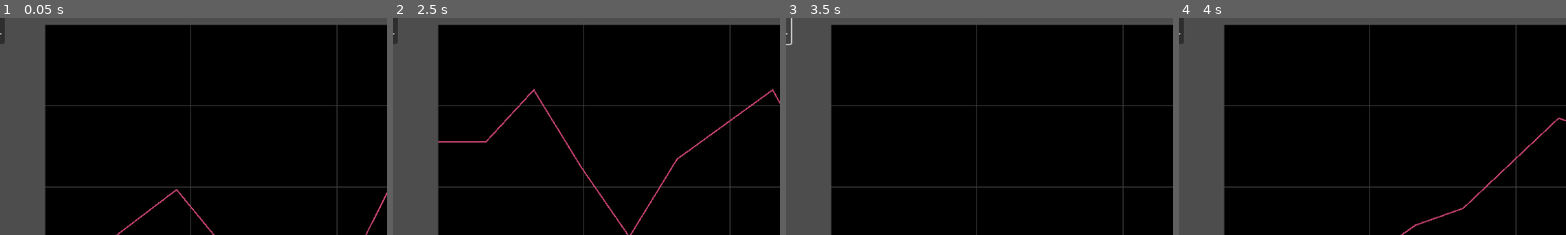
Above: before the commit, frames 1-4 (left to right).
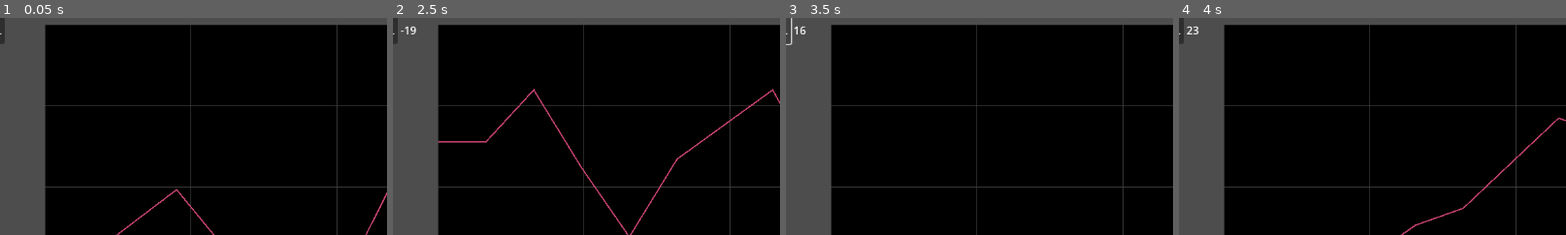
Above: after the commit, the same moments.

Repository: sorrycd/GGJ25
Game: Godot game, scene res://stock_ticker.tscn
Same seed, same stepped clock (60 frames per second), same inputs: the game is played once before the commit and once after it.
Inputs:
- Up to frame 1 (0.05 s): no input
- Up to frame 2 (2.5 s): click "BUY" at 0.5 s; click "SELL" at 1.25 s; click "BUY" at 2 s
- Up to frame 3 (3.5 s): click "SELL" at 2.75 s
- Up to frame 4 (4 s): click "BUY" at 3.5 s
The pictures show only the part of the screen within x 7-57%, y 0-50%; the shares and areas given below are measured in that part.

Frame 1 is identical in both runs. In frame 2, less than 0.1% of the frame differs, in the area x 2-7%, y 3-8%; in frame 3, less than 0.1%; in frame 4, less than 0.1%, in the area x 2-6%, y 3-8%.
Error before the commit: Attempt to call function 'set_text' in base 'null instance' on a null instance. (res://label.gd:16)

Commit message:
ok it works now also

Diff:
--- a/ggj2025/label.gd
+++ b/ggj2025/label.gd
@@ -12,5 +12,5 @@
 
 
 func _on_stockprice_buy_price(price) -> void:
-	print('recieved',price)
-	$Label.set_text(str(price))
+	text = str(price)
+	#$Label.set_text(str(price))
